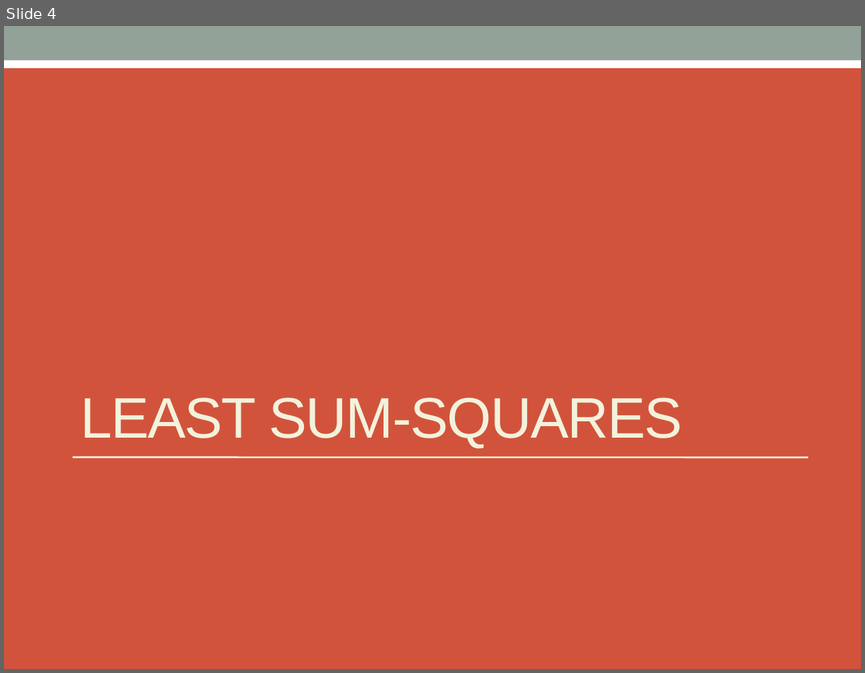
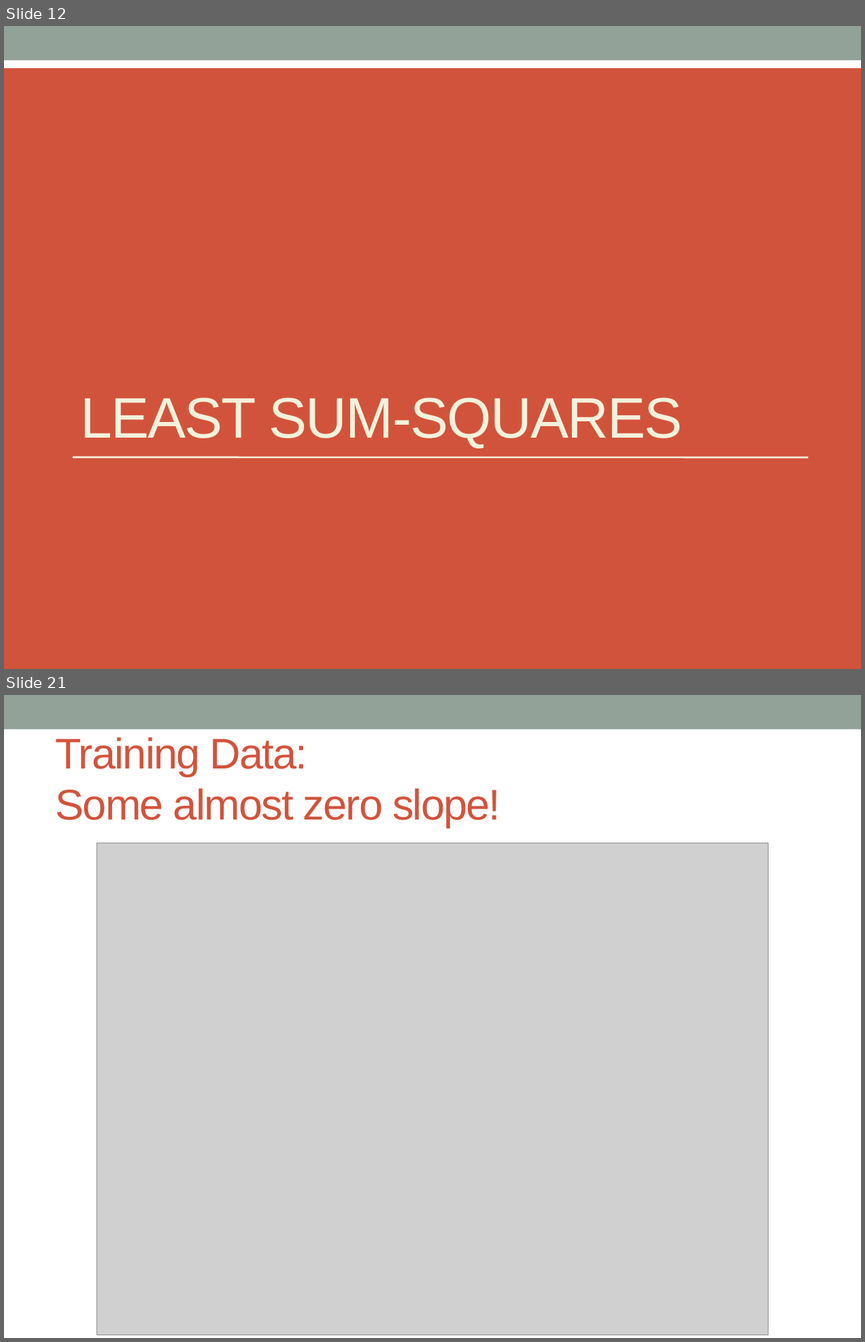
Before and after one commit to jeffreydarling/222project, a slide deck: PairsTradeSlides.pptx. Shown one above the other, each under a label of ours: slide 4 before the commit, slides 12 and 21 after it; the slides between them are not shown. The pictures are 865x673 and 865x1342 pixels, drawn with LibreOffice and Linux fonts; fonts in the diff are those of the drawing; grey boxes stand for pictures. Boxes give left, top, right and bottom in pixels: in the first picture for what was removed or moved away, otherwise in the second. Text is boxed around its words. In the diff, an @@ line names an element or a change of style, - is before the commit and + after.

```diff
--- a/PairsTradeSlides.pptx
+++ b/PairsTradeSlides.pptx
@@ slide 21 added at [4, 695, 861, 1338], background #FFFFFF; not listed: 1 template element that a slide beside it also shows @@
@@ title added at [56, 737, 500, 828], 36 pt, text #D2533C @@
+Training Data:
+Some almost zero slope!
@@ picture added at [96, 843, 768, 1335] @@
@@ what was slide 4 is now slide 12 @@
```
Also in this commit, not shown: 18 other slides added, 1 slide removed, 3 other files.
